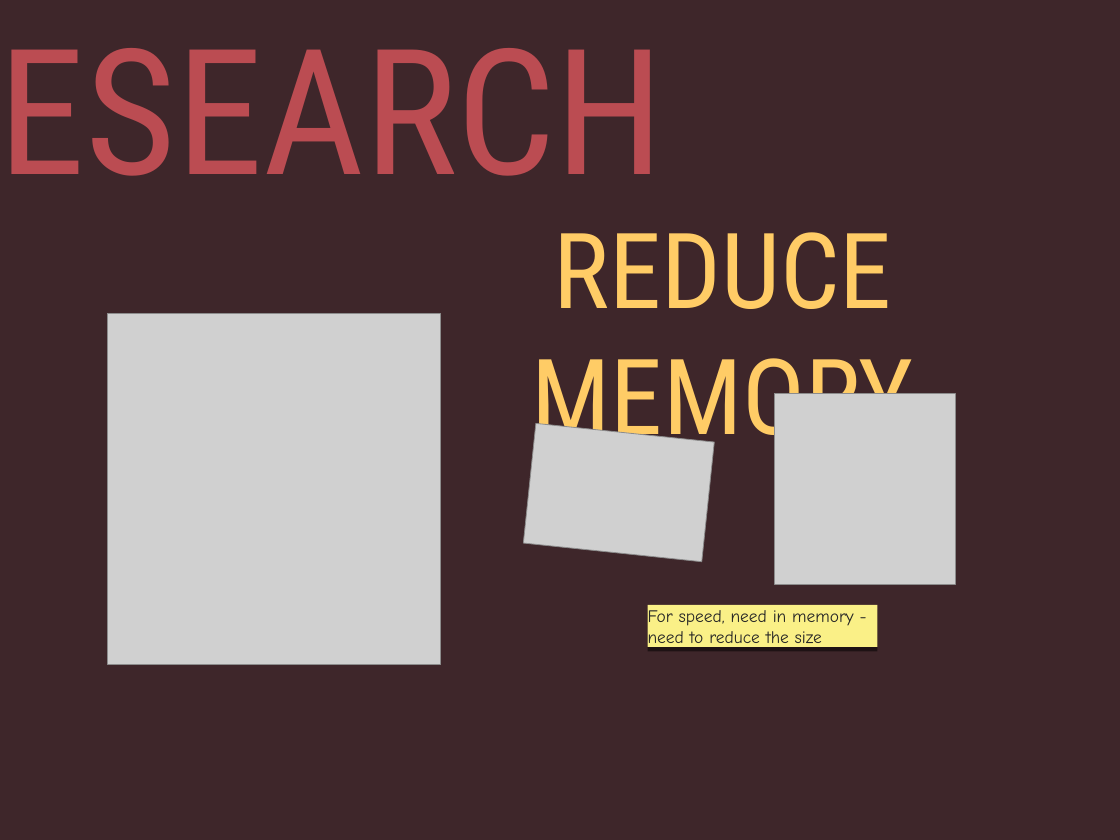
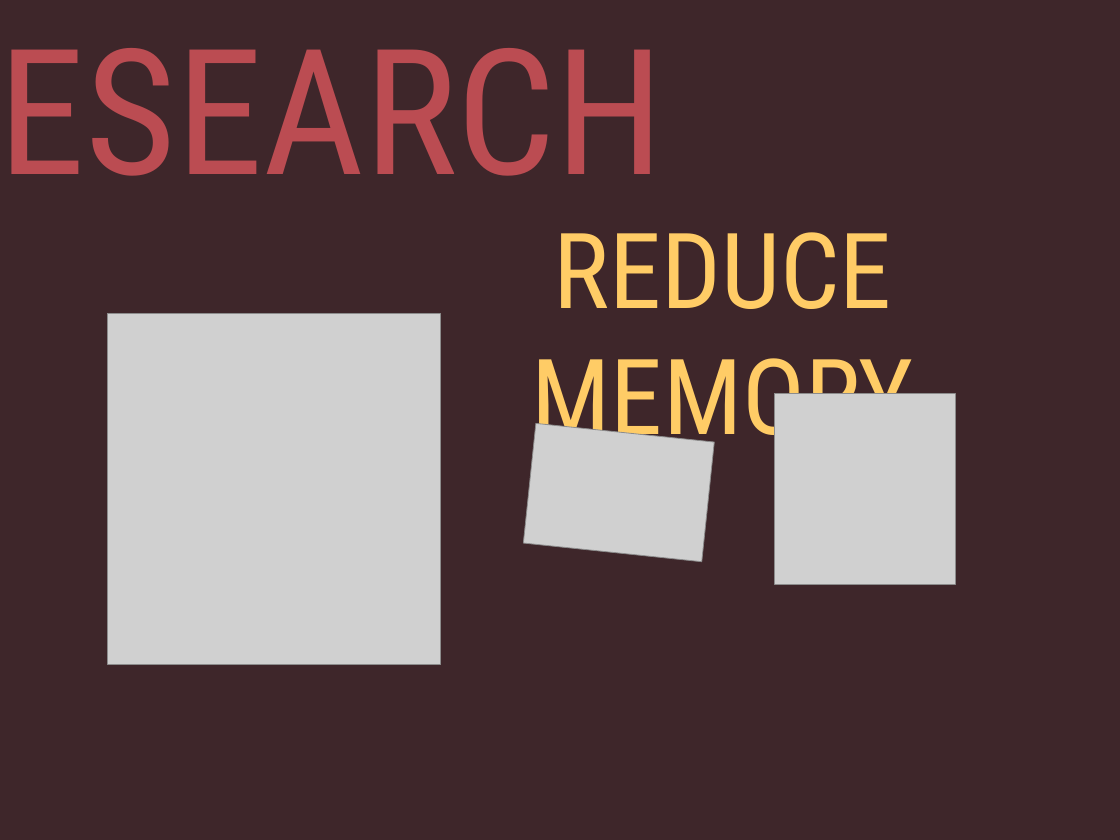
Before and after one commit to jaderberg/4YP, a slide deck: slide 9 of presentation.ppt. Drawn at 1120x840 pixels with LibreOffice and Linux fonts; fonts in the diff are those of the drawing; grey boxes stand for pictures. Boxes give left, top, right and bottom in pixels: in the first picture for what was removed or moved away, otherwise in the second. Text is boxed around its words. In the diff, an @@ line names an element or a change of style, - is before the commit and + after.

```diff
--- a/presentation.ppt
+++ b/presentation.ppt
@@ rectangle removed at (647, 605, 877, 647) @@
-For speed, need in memory - need to reduce the size
```
Also in this commit, not shown: 9 other slides changed, 2 slides added, 2 slides removed, 4 other files.
